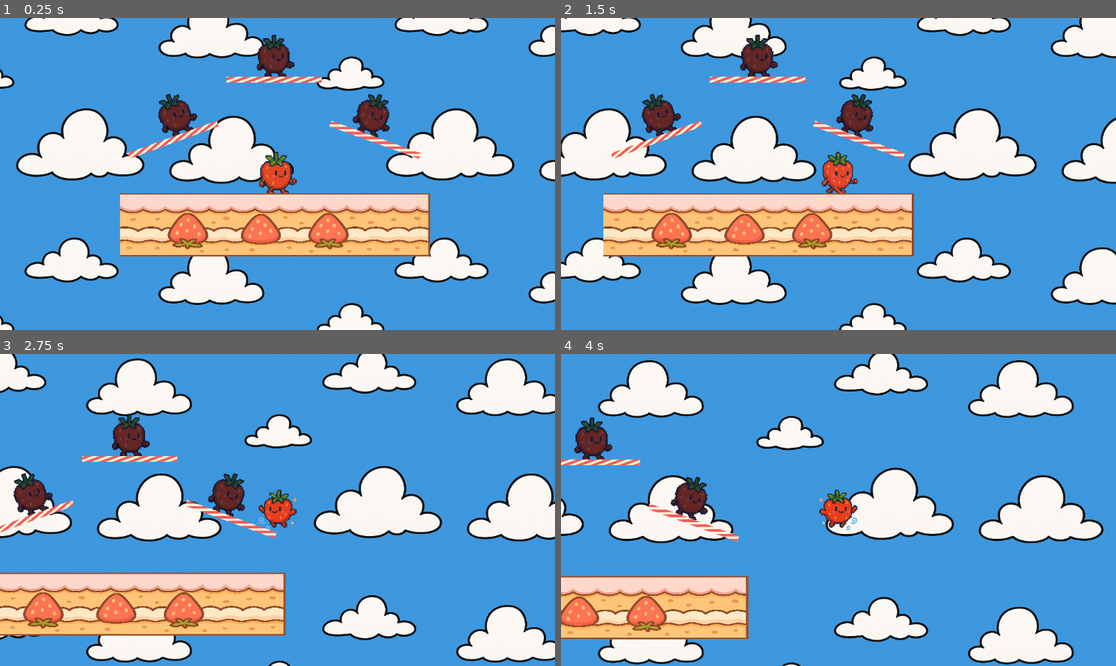
Above: before the commit, frames 1-4 (two rows, left to right).
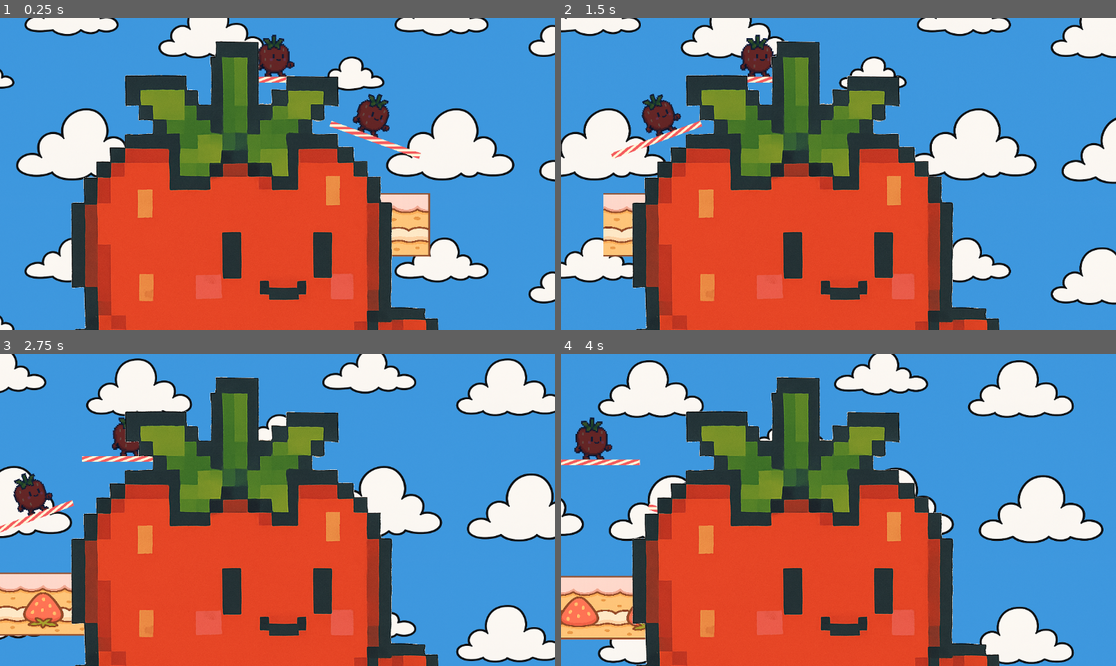
Above: after the commit, the same moments.

Repository: ktarrant/shortcake
Game: Godot game, scene res://scenes/main/Main.tscn
The game is run twice, just before and just after one commit, with the same random seed, the same clock (stepped at 60 frames per second) and the same inputs.
Inputs:
- Up to frame 1 (0.25 s): no input
- Up to frame 2 (1.5 s): tap Enter at 0.5 s; hold Right (move_right) from 0.53 s (still down); tap D (attack) at 0.6 s; tap Up (jump) at 0.77 s; tap S (shield) at 1.35 s
- Up to frame 3 (2.75 s): tap Up (jump) at 1.52 s; release Right (move_right) at 2.03 s; hold Left (move_left) from 2.03 s (still down); tap D (attack) at 2.1 s
- Up to frame 4 (4 s): release Left (move_left) at 2.78 s; hold Right (move_right) from 2.78 s (still down); tap S (shield) at 2.85 s; tap Up (jump) at 3.02, 3.77 s; tap D (attack) at 3.6 s

The runs differ from the first frame. In frame 1, 41% of the frame differs, in the area x 12-79%, y 7-100%; in frame 2, 41%; in frame 3, 41%; in frame 4, 41%.
Error after the commit: Invalid assignment of property or key 'player' with value of type 'CharacterBody2D (Player)' on a base object of type 'null instance'. (res://scripts/Main.gd:1…

Commit message:
stage beginnings of UI update

Diff:
--- a/scenes/main/Main.tscn
+++ b/scenes/main/Main.tscn
@@ -1,10 +1,11 @@
-[gd_scene load_steps=10 format=3 uid="uid://b1medohf0ugns"]
+[gd_scene load_steps=11 format=3 uid="uid://b1medohf0ugns"]
 
 [ext_resource type="Script" uid="uid://dvxdmn76sxxto" path="res://scripts/Main.gd" id="1_gyg6b"]
 [ext_resource type="PackedScene" uid="uid://dqq4w7fimk4gi" path="res://scenes/player/Player.tscn" id="2_dc040"]
 [ext_resource type="Texture2D" uid="uid://86e6g2oit01l" path="res://assets/sprites/platforms/platform.png" id="3_1rhdn"]
 [ext_resource type="Texture2D" uid="uid://i8xfni3e47dn" path="res://assets/sprites/platforms/cane.png" id="4_sjxhf"]
 [ext_resource type="Texture2D" uid="uid://8orck21hf6kr" path="res://assets/backgrounds/background.png" id="5_dc040"]
+[ext_resource type="PackedScene" uid="uid://b4gskdns6cc23" path="res://scenes/player/PlayerUI.tscn" id="6_1rhdn"]
 
 [sub_resource type="RectangleShape2D" id="1"]
 size = Vector2(1270, 256)
@@ -21,7 +22,7 @@
 [node name="Main" type="Node2D"]
 script = ExtResource("1_gyg6b")
 
-[node name="Player" parent="." instance=ExtResource("2_dc040")]
+[node name="Player1" parent="." instance=ExtResource("2_dc040")]
 position = Vector2(10, -205)
 
 [node name="Player2" parent="." instance=ExtResource("2_dc040")]
@@ -137,4 +138,14 @@
 region_enabled = true
 region_rect = Rect2(0, 0, 6000, 6000)
 
+[node name="CanvasLayer" type="CanvasLayer" parent="."]
+
+[node name="PlayerUI1" parent="CanvasLayer" instance=ExtResource("6_1rhdn")]
+
+[node name="PlayerUI2" parent="CanvasLayer" instance=ExtResource("6_1rhdn")]
+
+[node name="PlayerUI3" parent="CanvasLayer" instance=ExtResource("6_1rhdn")]
+
+[node name="PlayerUI4" parent="CanvasLayer" instance=ExtResource("6_1rhdn")]
+
 [connection signal="body_entered" from="DeathZone" to="." method="_on_DeathZone_body_entered"]
--- /dev/null
+++ b/scenes/player/PlayerUI.tscn
@@ -0,0 +1,18 @@
+[gd_scene load_steps=3 format=3 uid="uid://b4gskdns6cc23"]
+
+[ext_resource type="Script" uid="uid://c13cr8jrcya8k" path="res://scripts/PlayerUI.gd" id="1_f7lci"]
+[ext_resource type="Texture2D" uid="uid://ci3e3idcrf8q1" path="res://assets/sprites/player/strawberry/strawberry_idle.png" id="2_dwui3"]
+
+[node name="PlayerUi" type="Node2D"]
+script = ExtResource("1_f7lci")
+
+[node name="MarginContainer" type="MarginContainer" parent="."]
+offset_right = 40.0
+offset_bottom = 40.0
+
+[node name="TextureRect" type="TextureRect" parent="MarginContainer"]
+layout_mode = 2
+texture = ExtResource("2_dwui3")
+
+[node name="Label" type="Label" parent="MarginContainer"]
+layout_mode = 2
--- a/scripts/Main.gd
+++ b/scripts/Main.gd
@@ -5,8 +5,14 @@
 const Player = preload("res://scripts/Player.gd")
 
 @onready var spawn_point = $SpawnPoint
-@onready var player = $Player
 @onready var death_zone = $DeathZone
+
+
+func _ready():
+	$UI/PlayerUI1.player = $Player1
+	$UI/PlayerUI2.player = $Player2
+	$UI/PlayerUI3.player = $Player3
+	$UI/PlayerUI4.player = $Player4
 
 func _on_DeathZone_body_entered(body):
 	if body is Player:
--- /dev/null
+++ b/scripts/PlayerUI.gd
@@ -0,0 +1,22 @@
+extends Control
+
+@export var player: Node = null
+
+func _ready():
+	update_display()
+
+func _process(_delta):
+	if player:
+		update_display()
+
+func update_display():
+	var damage_label = $MarginContainer/HBoxContainer/Label
+	damage_label.text = str(round(player.damage)) + "%"
+
+	# Optional: change color as damage increases
+	if player.damage > 100:
+		damage_label.add_theme_color_override("font_color", Color(1, 0.2, 0.2))  # red
+	elif player.damage > 50:
+		damage_label.add_theme_color_override("font_color", Color(1, 1, 0.2))  # yellow
+	else:
+		damage_label.add_theme_color_override("font_color", Color(1, 1, 1))  # white
Not shown, added: scripts/PlayerUI.gd.uid
